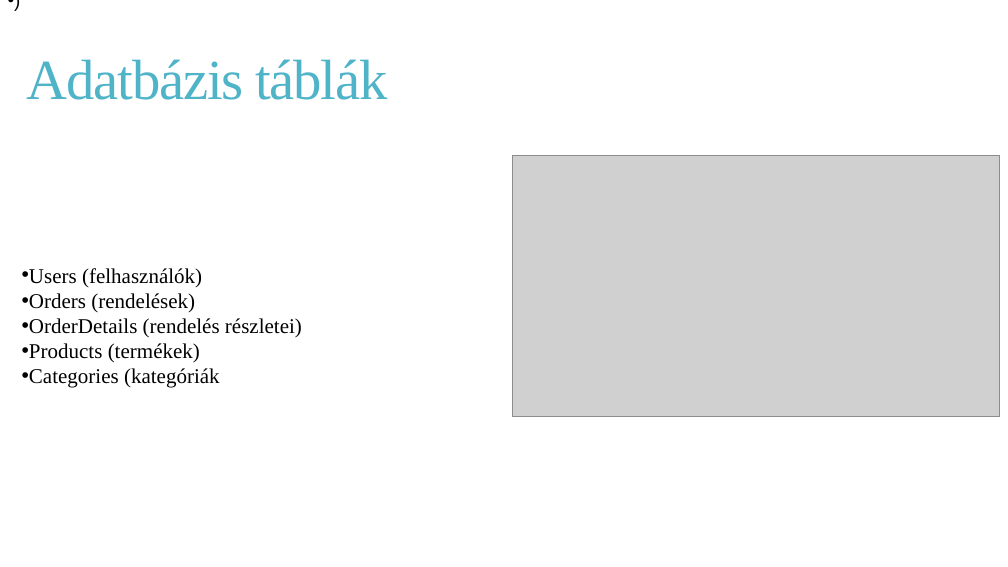
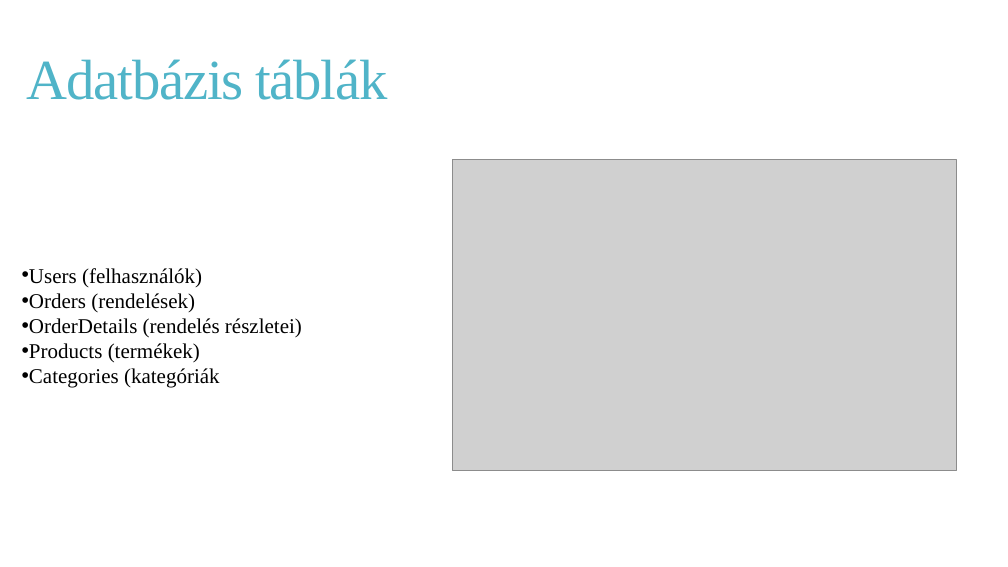
Before and after one commit to Racoonzz/car_shop, a slide deck: slide 4 of CarShoptprezentáció.pptx. Drawn at 1008x567 pixels with LibreOffice and Linux fonts; fonts in the diff are those of the drawing; grey boxes stand for pictures. Boxes give left, top, right and bottom in pixels: in the first picture for what was removed or moved away, otherwise in the second. Text is boxed around its words. In the diff, an @@ line names an element or a change of style, - is before the commit and + after.

```diff
--- a/CarShoptprezentáció.pptx
+++ b/CarShoptprezentáció.pptx
@@ text removed at box(0, 0, 28, 15) @@
-• )
@@ picture: place and size @@
-picture at box(513, 156, 1000, 417)
+picture at box(452, 160, 957, 471)
```
Also in this commit, not shown: 2 other files.
